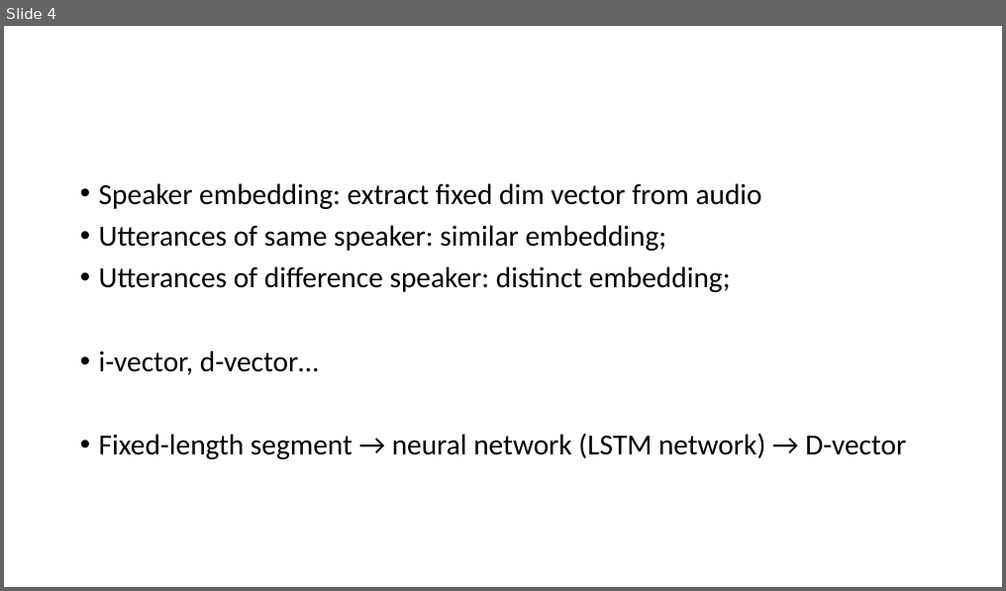
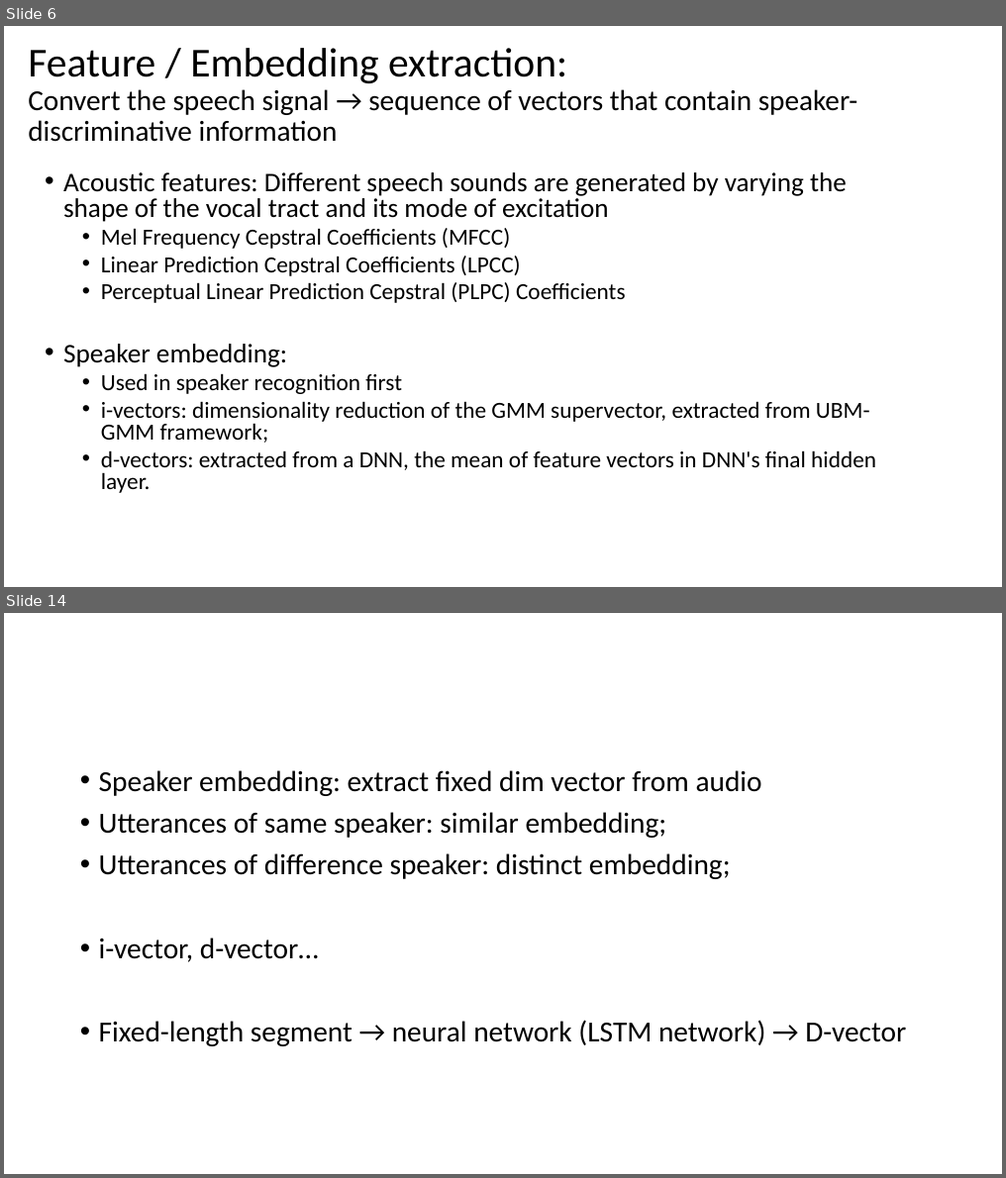
Before and after one commit to henryph/vba_project, a slide deck: speaker diarization.pptx. Shown one above the other, each under a label of ours: slide 4 before the commit, slides 6 and 14 after it; the slides between them are not shown. The pictures are 1006x591 and 1006x1178 pixels, drawn with LibreOffice and Linux fonts; fonts in the diff are those of the drawing. Boxes give left, top, right and bottom in pixels: in the first picture for what was removed or moved away, otherwise in the second. Text is boxed around its words. In the diff, an @@ line names an element or a change of style, - is before the commit and + after.

```diff
--- a/speaker diarization.pptx
+++ b/speaker diarization.pptx
@@ slide 6 added at <box>4,26,1002,587</box>, background #FFFFFF @@
@@ title added at <box>28,48,858,142</box>, 27.9 pt, text #000000 @@
+Feature / Embedding extraction:
+Convert the speech signal → sequence of vectors that contain speaker-discriminative information
@@ text added at <box>63,173,876,493</box>, 22.2 pt, text #000000 @@
+• Acoustic features: Different speech sounds are generated by varying the shape of the vocal tract and its mode of excitation
+  • Mel Frequency Cepstral Coefficients (MFCC)
+  • Linear Prediction Cepstral Coefficients (LPCC)
+  • Perceptual Linear Prediction Cepstral (PLPC) Coefficients
+• Speaker embedding:
+  • Used in speaker recognition first
+  • i-vectors: dimensionality reduction of the GMM supervector, extracted from UBM-GMM framework;
+  • d-vectors: extracted from a DNN, the mean of feature vectors in DNN's final hidden layer.
@@ what was slide 4 is now slide 14 @@
```
Also in this commit, not shown: 4 slides changed, 7 other slides added, 3 other files.
